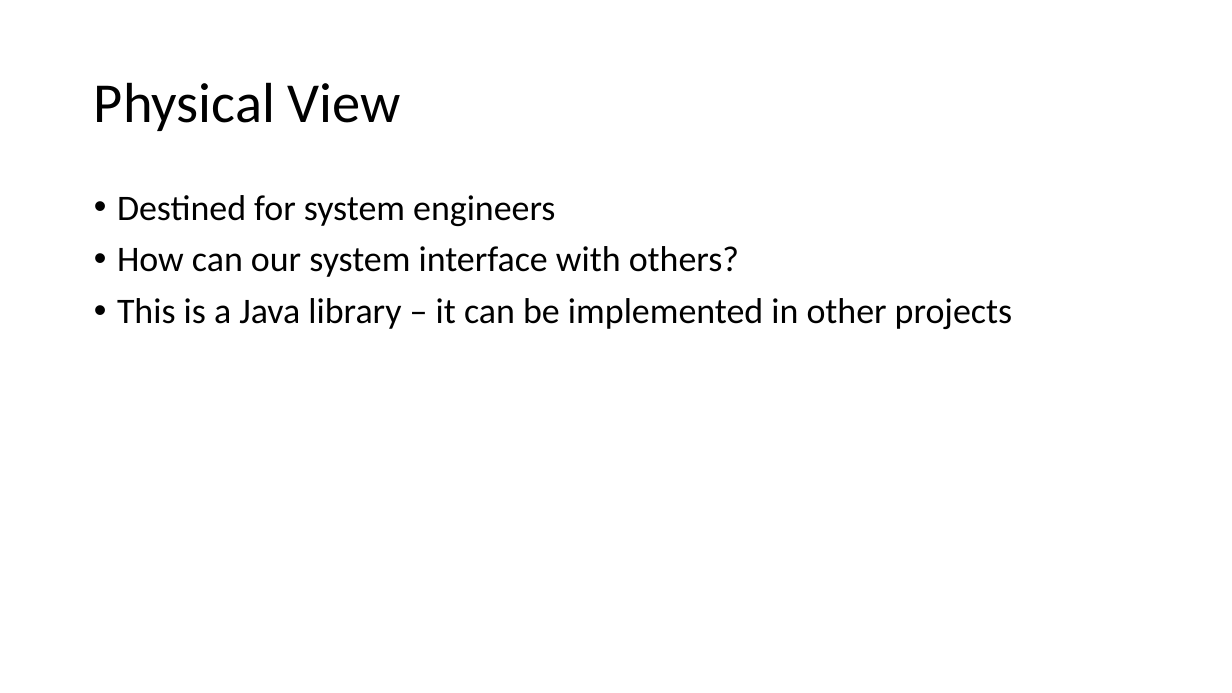
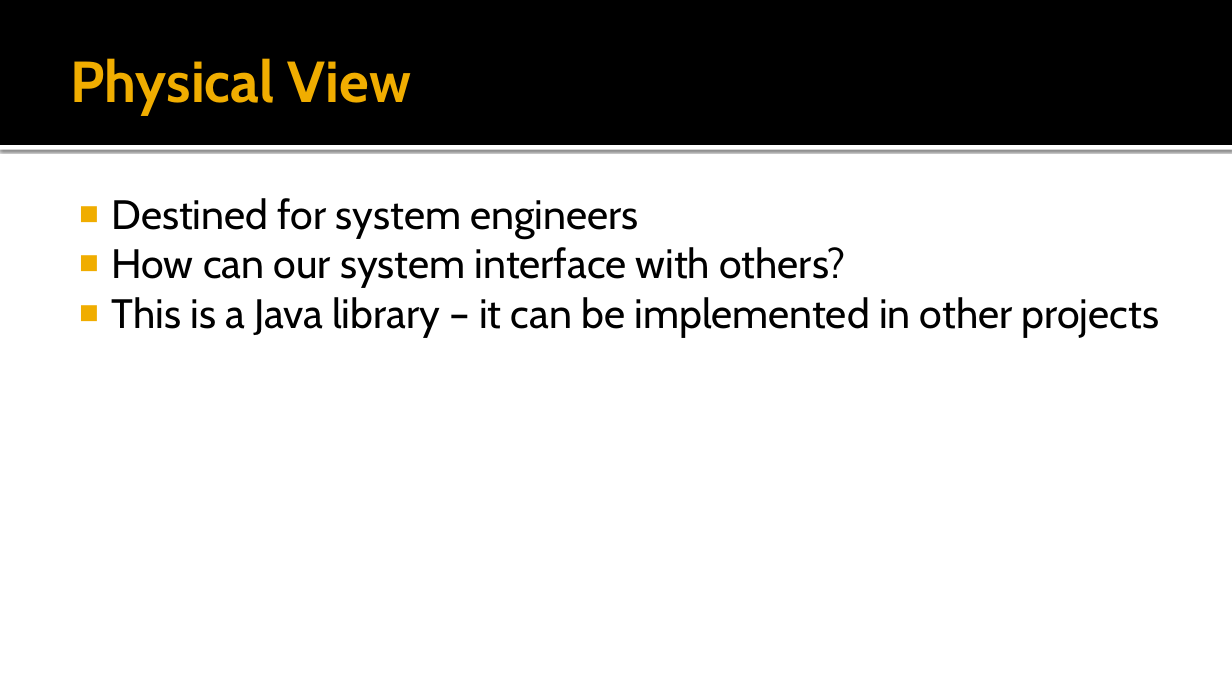
Before and after one commit to vkostyukov/la4j, a slide deck: slide 19 of ArchSW-docs/La4j.pptx. Drawn at 1232x693 pixels with LibreOffice and Linux fonts; fonts in the diff are those of the drawing; background and template pictures are left out. Boxes give left, top, right and bottom in pixels: in the first picture for what was removed or moved away, otherwise in the second. Text is boxed around its words. In the diff, an @@ line names an element or a change of style, - is before the commit and + after.

```diff
--- a/ArchSW-docs/La4j.pptx
+++ b/ArchSW-docs/La4j.pptx
@@ rectangle added at (x1=0, y1=0, x2=1232, y2=145), fill #000000 @@
@@ title "Physical View" moved from (x1=94, y1=82, x2=401, y2=131) to (x1=71, y1=58, x2=411, y2=114) @@
@@ title "Physical View" at (x1=71, y1=58, x2=411, y2=114): size 44 to 45 pt, font Calibri to Cabin, text colour #000000 to #F0AD00, bold on; line spacing 0.9 to 1 @@
@@ rectangle added at (x1=0, y1=145, x2=1232, y2=150), fill #FFFFFF @@
@@ text "Destined for system engineers" at (x1=111, y1=198, x2=1159, y2=338): size 28 to 32 pt, font Calibri to Cabin; bullet • to ■; line spacing 0.9 to 1; less space between paragraphs @@
```
Also in this commit, not shown: 21 other slides changed.
